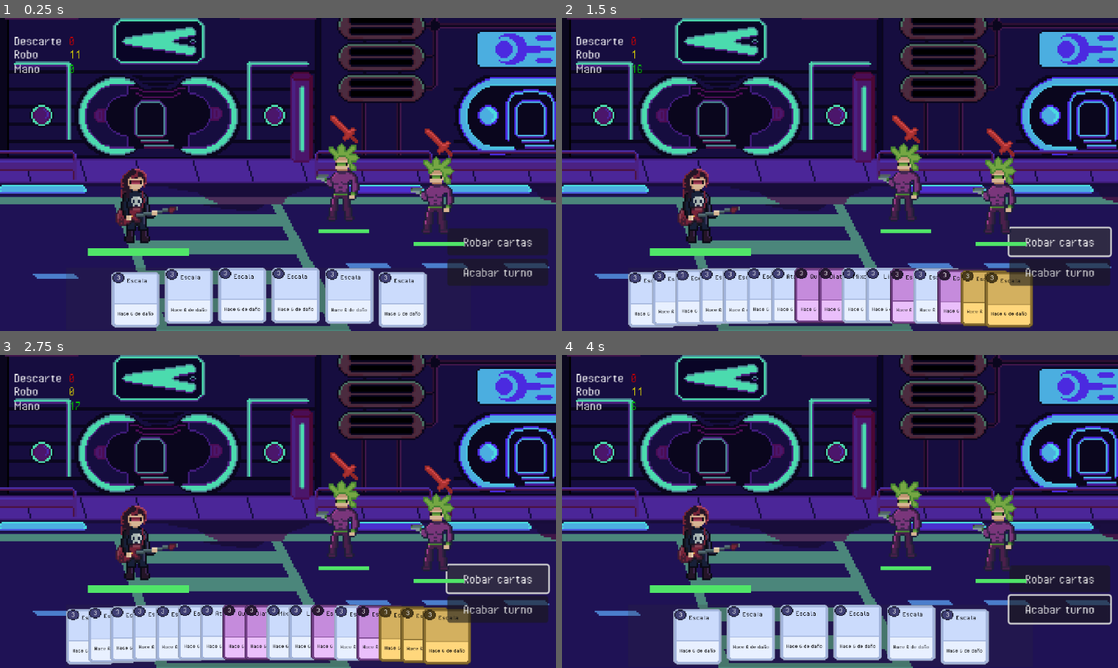
Above: before the commit, frames 1-4 (two rows, left to right).
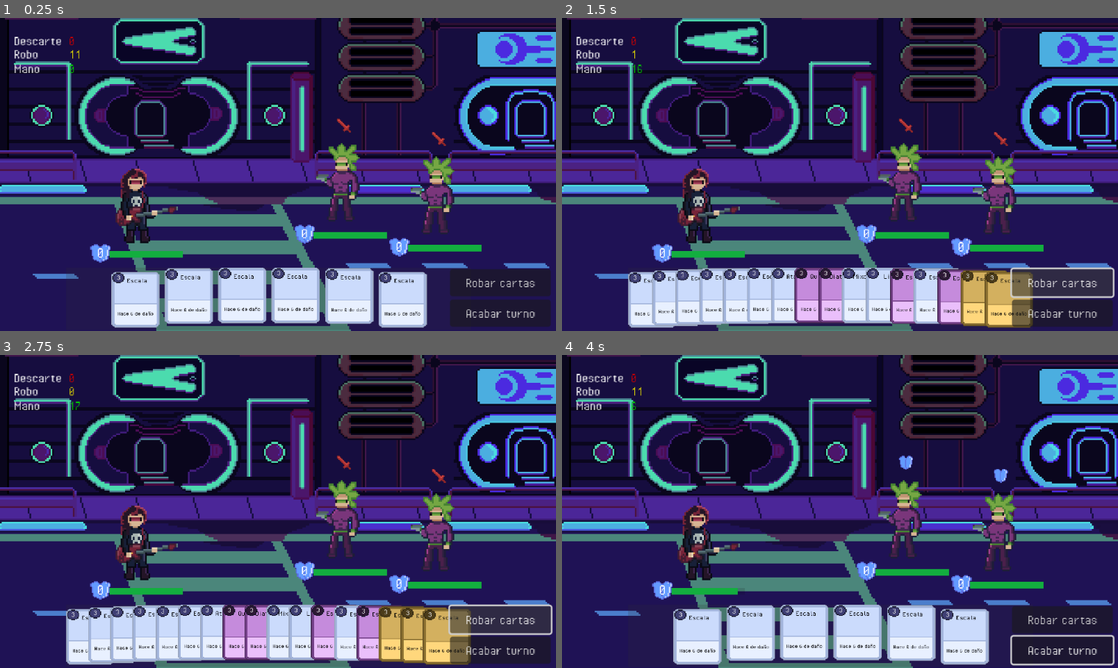
Above: after the commit, the same moments.

Repository: pablo-moreno/cyberdeck
Game: Godot game, scene res://scenes/battle.tscn
The game is run twice, just before and just after one commit, with the same random seed, the same clock (stepped at 60 frames per second) and the same inputs.
Inputs (mouse positions are in pixels of both pictures, inside the frame that each line leads up to):
- Up to frame 1 (0.25 s): no input
- Up to frame 2 (1.5 s): click "Robar cartas" at 0.5 s; click "Robar cartas" at 1.25 s
- Up to frame 3 (2.75 s): click "Robar cartas" at 2 s
- Up to frame 4 (4 s): click "Acabar turno" at 2.75 s; move the mouse to (962, 495) at 3.52 s; click (962, 495) at 3.67 s

The runs differ from the first frame. In frame 1, 6.4% of the frame differs, in the area x 15-99%, y 31-99%; in frame 2, 5.4%; in frame 3, 5.4%; in frame 4, 6.8%, in the area x 15-100%, y 32-100%.

Commit message:
feat: added progress health bar

Diff:
--- a/scenes/battle.tscn
+++ b/scenes/battle.tscn
@@ -96,19 +96,19 @@
 text = "0"
 
 [node name="DrawButton" type="Button" parent="UI"]
-offset_left = 515.0
-offset_top = -118.0
-offset_right = 631.0
-offset_bottom = -87.0
+offset_left = 518.0
+offset_top = -71.0
+offset_right = 634.0
+offset_bottom = -40.0
 theme = ExtResource("6_6vh42")
 theme_override_font_sizes/font_size = 16
 text = "Robar cartas"
 
 [node name="EndTurnButton" type="Button" parent="UI"]
-offset_left = 515.0
-offset_top = -83.0
-offset_right = 631.0
-offset_bottom = -52.0
+offset_left = 518.0
+offset_top = -36.0
+offset_right = 634.0
+offset_bottom = -5.0
 theme = ExtResource("6_6vh42")
 theme_override_font_sizes/font_size = 16
 text = "Acabar turno"
--- a/scenes/characters/metalgirl.tscn
+++ b/scenes/characters/metalgirl.tscn
@@ -7,18 +7,18 @@
 [ext_resource type="Script" uid="uid://crfstdtmbnfuv" path="res://scripts/common/health.gd" id="5_gjix5"]
 [ext_resource type="Script" uid="uid://b1oja3s2i1c3s" path="res://scripts/traits/extra_draw_trait.gd" id="6_r71r1"]
 [ext_resource type="Script" uid="uid://c2x2a1fr37er3" path="res://scripts/traits/extra_energy_trait.gd" id="7_copgy"]
-[ext_resource type="PackedScene" uid="uid://bomwrm7lr2fen" path="res://scenes/ui/progress_health_bar.tscn" id="8_1ie2l"]
+[ext_resource type="PackedScene" uid="uid://b5i3fykbust0s" path="res://scenes/ui/progress_health_bar_gradient.tscn" id="8_1ie2l"]
 
 [sub_resource type="CapsuleShape2D" id="CapsuleShape2D_qkf0o"]
-radius = 24.0
-height = 52.0
+radius = 44.0
+height = 104.0
 
 [node name="Metalgirl" type="CharacterBody2D"]
-scale = Vector2(2, 2)
 script = ExtResource("1_cxrlw")
 metadata/_custom_type_script = "uid://dhqdjhjlyeytj"
 
 [node name="Sprite2D" type="Sprite2D" parent="."]
+scale = Vector2(2, 2)
 texture = ExtResource("2_qkf0o")
 
 [node name="CollisionShape2D" type="CollisionShape2D" parent="."]
@@ -118,8 +118,9 @@
 script = ExtResource("7_copgy")
 metadata/_custom_type_script = "uid://c2x2a1fr37er3"
 
-[node name="ProgressHealthBar" parent="." instance=ExtResource("8_1ie2l")]
-offset_left = -29.5
-offset_top = 28.0
-offset_right = -25.5
-offset_bottom = 55.0
+[node name="TextureProgressBar" parent="." instance=ExtResource("8_1ie2l")]
+offset_left = -33.0
+offset_top = 59.0
+offset_right = 223.0
+offset_bottom = 60.0
+scale = Vector2(0.33, 7.539)
--- a/scenes/enemies/actions/attack_action.tscn
+++ b/scenes/enemies/actions/attack_action.tscn
@@ -8,6 +8,7 @@
 layout_mode = 3
 anchors_preset = 0
 script = ExtResource("1_37dht")
+texture = ExtResource("2_dilif")
 metadata/_custom_type_script = "uid://c8pawektchcb6"
 
 [node name="Icon" type="Sprite2D" parent="."]
--- a/scenes/enemies/actions/shield_action.tscn
+++ b/scenes/enemies/actions/shield_action.tscn
@@ -8,6 +8,8 @@
 layout_mode = 3
 anchors_preset = 0
 script = ExtResource("1_nksl6")
+type = 1
+texture = ExtResource("2_nksl6")
 metadata/_custom_type_script = "uid://bc6r60kvwachl"
 
 [node name="Icon" type="Sprite2D" parent="."]
--- a/scenes/enemies/enemy.tscn
+++ b/scenes/enemies/enemy.tscn
@@ -4,8 +4,8 @@
 [ext_resource type="Texture2D" uid="uid://bk3nwypv4iwcr" path="res://sprites/characters/punky.png" id="2_md0e3"]
 [ext_resource type="Script" uid="uid://crfstdtmbnfuv" path="res://scripts/common/health.gd" id="3_4ra3w"]
 [ext_resource type="PackedScene" uid="uid://dx1x5o13r5yho" path="res://scenes/enemies/actions/attack_action.tscn" id="4_fcftc"]
-[ext_resource type="PackedScene" uid="uid://bomwrm7lr2fen" path="res://scenes/ui/progress_health_bar.tscn" id="5_lu5c6"]
 [ext_resource type="PackedScene" uid="uid://dy6piolcgrput" path="res://scenes/enemies/actions/shield_action.tscn" id="5_nb6gf"]
+[ext_resource type="PackedScene" uid="uid://b5i3fykbust0s" path="res://scenes/ui/progress_health_bar_gradient.tscn" id="6_nb6gf"]
 
 [sub_resource type="CapsuleShape2D" id="CapsuleShape2D_4ra3w"]
 radius = 39.0
@@ -41,6 +41,12 @@
 offset_top = -57.0
 offset_bottom = -57.0
 
-[node name="ProgressHealthBar" parent="." instance=ExtResource("5_lu5c6")]
-offset_top = 57.0
-offset_bottom = 84.0
+[node name="TextureProgressBar" parent="." instance=ExtResource("6_nb6gf")]
+offset_left = -35.0
+offset_top = 60.0
+offset_right = 221.0
+offset_bottom = 61.0
+scale = Vector2(0.33, 7.54)
+
+[node name="IntentionSprite" type="Sprite2D" parent="."]
+position = Vector2(0, -62)
--- a/scenes/ui/progress_health_bar.tscn
+++ /dev/null
@@ -1,22 +0,0 @@
-[gd_scene load_steps=4 format=3 uid="uid://bomwrm7lr2fen"]
-
-[ext_resource type="Script" uid="uid://cpqf0hrf0rllp" path="res://scripts/ui/health_bar.gd" id="1_q6eh1"]
-
-[sub_resource type="StyleBoxFlat" id="StyleBoxFlat_1ie2l"]
-bg_color = Color(0.687215, 0.687215, 0.687215, 1)
-
-[sub_resource type="StyleBoxFlat" id="StyleBoxFlat_bhie5"]
-bg_color = Color(0.313726, 0.898039, 0.407843, 1)
-
-[node name="ProgressHealthBar" type="ProgressBar"]
-offset_left = -29.0
-offset_right = -25.0
-offset_bottom = 27.0
-scale = Vector2(14.5647, 0.156472)
-theme_override_styles/background = SubResource("StyleBoxFlat_1ie2l")
-theme_override_styles/fill = SubResource("StyleBoxFlat_bhie5")
-step = 1.0
-value = 50.0
-show_percentage = false
-script = ExtResource("1_q6eh1")
-metadata/_custom_type_script = "uid://cpqf0hrf0rllp"
--- /dev/null
+++ b/scenes/ui/progress_health_bar_gradient.tscn
@@ -0,0 +1,48 @@
+[gd_scene load_steps=8 format=3 uid="uid://b5i3fykbust0s"]
+
+[ext_resource type="Script" uid="uid://cpqf0hrf0rllp" path="res://scripts/ui/health_bar.gd" id="1_laqga"]
+[ext_resource type="Texture2D" uid="uid://grsp858lla2m" path="res://sprites/icons/shield.png" id="2_6my8s"]
+[ext_resource type="Theme" uid="uid://cfos3mcmwvlb3" path="res://themes/theme.tres" id="3_movrr"]
+
+[sub_resource type="Gradient" id="Gradient_m1d47"]
+interpolation_mode = 1
+offsets = PackedFloat32Array(1)
+colors = PackedColorArray(0, 0, 0, 0.12549)
+
+[sub_resource type="GradientTexture1D" id="GradientTexture1D_laqga"]
+gradient = SubResource("Gradient_m1d47")
+
+[sub_resource type="Gradient" id="Gradient_nuk2n"]
+interpolation_mode = 1
+offsets = PackedFloat32Array(1)
+colors = PackedColorArray(0.0747294, 0.684503, 0.248648, 1)
+
+[sub_resource type="GradientTexture1D" id="GradientTexture1D_y762u"]
+gradient = SubResource("Gradient_nuk2n")
+
+[node name="TextureProgressBar" type="TextureProgressBar"]
+offset_right = 256.0
+offset_bottom = 1.0
+scale = Vector2(0.52, 11.88)
+value = 76.0
+texture_under = SubResource("GradientTexture1D_laqga")
+texture_progress = SubResource("GradientTexture1D_y762u")
+script = ExtResource("1_laqga")
+metadata/_custom_type_script = "uid://cpqf0hrf0rllp"
+
+[node name="ShieldSprite" type="Sprite2D" parent="."]
+position = Vector2(-31.2038, 0.360991)
+scale = Vector2(4.43867, 0.177272)
+texture = ExtResource("2_6my8s")
+
+[node name="ShieldLabel" type="Label" parent="."]
+layout_mode = 0
+offset_left = -67.2082
+offset_top = -0.631735
+offset_right = -27.2082
+offset_bottom = 31.3683
+scale = Vector2(1.7568, 0.0751016)
+theme = ExtResource("3_movrr")
+text = "0"
+horizontal_alignment = 1
+vertical_alignment = 1
--- a/scripts/combat/turn_manager.gd
+++ b/scripts/combat/turn_manager.gd
@@ -46,9 +46,11 @@
 
     return enemy
 
+
 func reset_enemies():
     current_enemy_index = 0
     _enemies_that_acted = []
+
 
 func _on_started_player_turn():
     pass
@@ -74,6 +76,8 @@
 
 func _on_round_ended():
     player.started_player_turn.emit()
+    for _enemy in enemies:
+        _enemy.round_started.emit()
 
 
 func _on_enemy_dead(enemy: Enemy):
--- a/scripts/common/health.gd
+++ b/scripts/common/health.gd
@@ -43,6 +43,7 @@
         - damaged
         - death
     """
+    print("taking damage %s" % amount)
     var damage_without_shield = max(amount - current_shield, 0)
     current_shield = max(current_shield - amount, 0)
 
@@ -69,6 +70,7 @@
 
 func add_shield(amount: int) -> void:
     current_shield += amount
+    changed_current_shield.emit(current_shield)
 
 
 func increase_max_health(amount: int) -> void:
--- a/scripts/enemies/action.gd
+++ b/scripts/enemies/action.gd
@@ -8,6 +8,7 @@
 }
 
 @export var type: TYPE = TYPE.ATTACK
+@export var texture: CompressedTexture2D = null
 @onready var icon: Sprite2D = $Icon
 
 
--- a/scripts/enemies/enemy.gd
+++ b/scripts/enemies/enemy.gd
@@ -8,6 +8,8 @@
 
 @onready var health: Health = $Health
 @onready var actions: Node = $Actions
+@onready var intention_sprite: Sprite2D = $IntentionSprite
+
 
 var _player: Character = null
 var _current_action_index: int = 0
@@ -23,8 +25,8 @@
 
 
 func play():
+    _apply_next_action()
     turn_ended.emit(self)
-    _apply_next_action()
 
 
 func _get_next_action() -> Action:
@@ -54,6 +56,6 @@
 
 
 func _on_round_started():
-    print('inicio de ronda %s' % name)
     var _next_action = _get_next_action()
-    _next_action.icon.visible = true
+    intention_sprite.texture = _next_action.texture
+    intention_sprite.texture_changed.emit()
--- a/scripts/ui/health_bar.gd
+++ b/scripts/ui/health_bar.gd
@@ -1,5 +1,8 @@
 class_name ProgressHealthBar
-extends ProgressBar
+extends TextureProgressBar
+
+@onready var shield_label: Label = $ShieldLabel
+@onready var shield_sprite: Sprite2D = $ShieldSprite
 
 
 func _ready():
@@ -11,6 +14,7 @@
 
     _health.change_health.connect(_on_health_change_health)
     _health.change_max_health.connect(_on_health_change_max_health)
+    _health.changed_current_shield.connect(_on_health_changed_current_shield)
 
     value = _health.health
     max_value = _health.current_max_health
@@ -22,3 +26,13 @@
 
 func _on_health_change_max_health(new_max_health: int):
     max_value = new_max_health
+
+func _on_health_changed_current_shield(value: int):
+    if value > 0:
+        shield_label.visible = true
+        shield_sprite.visible = true
+    else:
+        shield_label.visible = true
+        shield_sprite.visible = true
+
+    shield_label.text = str(value)
